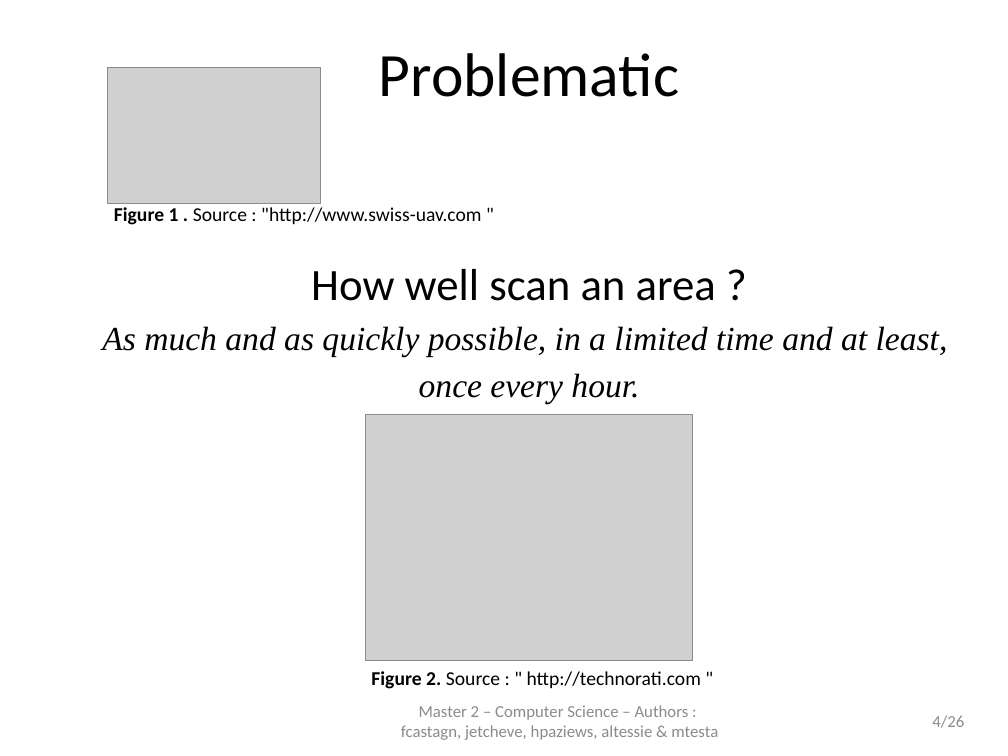
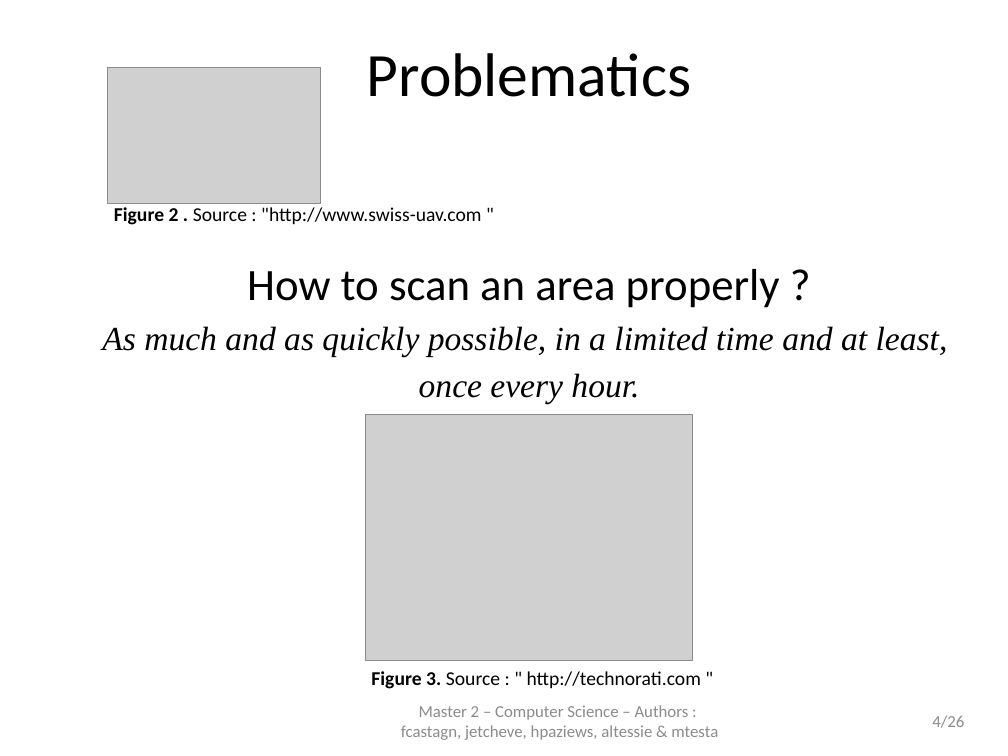
Before and after one commit to jetcheve/M2_PER_MMUAVGRA, a slide deck: slide 4 of ressources/presentation/PresentationPER_Desbarats_V3.pptx. Drawn at 1008x756 pixels with LibreOffice and Linux fonts; fonts in the diff are those of the drawing; grey boxes stand for pictures; background and template pictures are left out. Boxes give left, top, right and bottom in pixels: in the first picture for what was removed or moved away, otherwise in the second. Text is boxed around its words. In the diff, an @@ line names an element or a change of style, - is before the commit and + after.

```diff
--- a/ressources/presentation/PresentationPER_Desbarats_V3.pptx
+++ b/ressources/presentation/PresentationPER_Desbarats_V3.pptx
@@ text at [367, 53, 691, 97]: text changed @@
-Problematic
+Problematics
@@ text at [114, 207, 481, 225]: text changed @@
-Figure 1 . Source : "http://www.swiss-uav.com "
+Figure 2 . Source : "http://www.swiss-uav.com "
@@ text at [247, 269, 780, 308]: text changed @@
-How well scan an area ?
+How to scan an area properly ?
@@ text at [371, 671, 701, 689]: text changed @@
-Figure 2. Source : " http://technorati.com "
+Figure 3. Source : " http://technorati.com "
```
Also in this commit, not shown: 17 other slides changed.
